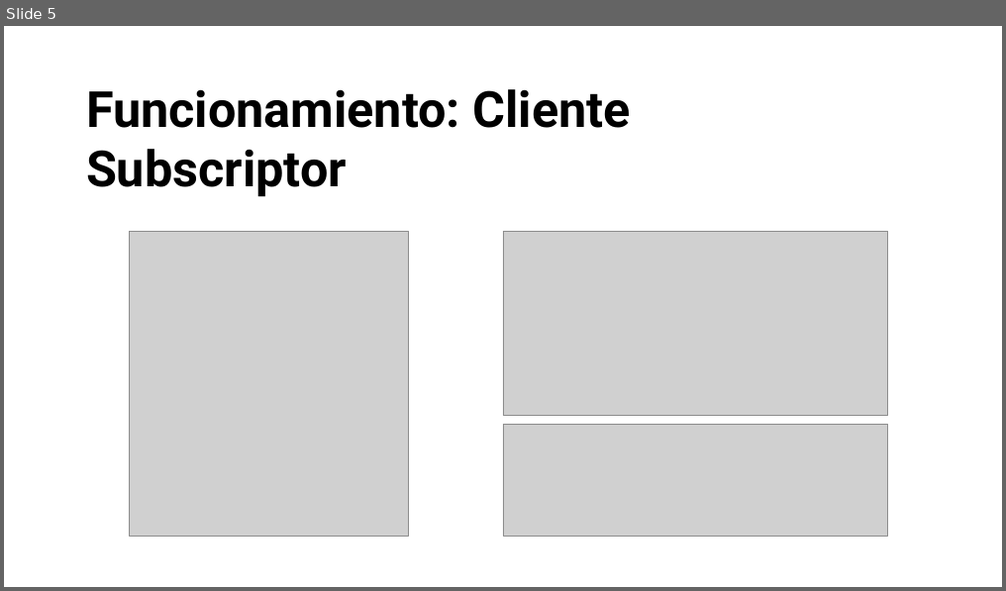
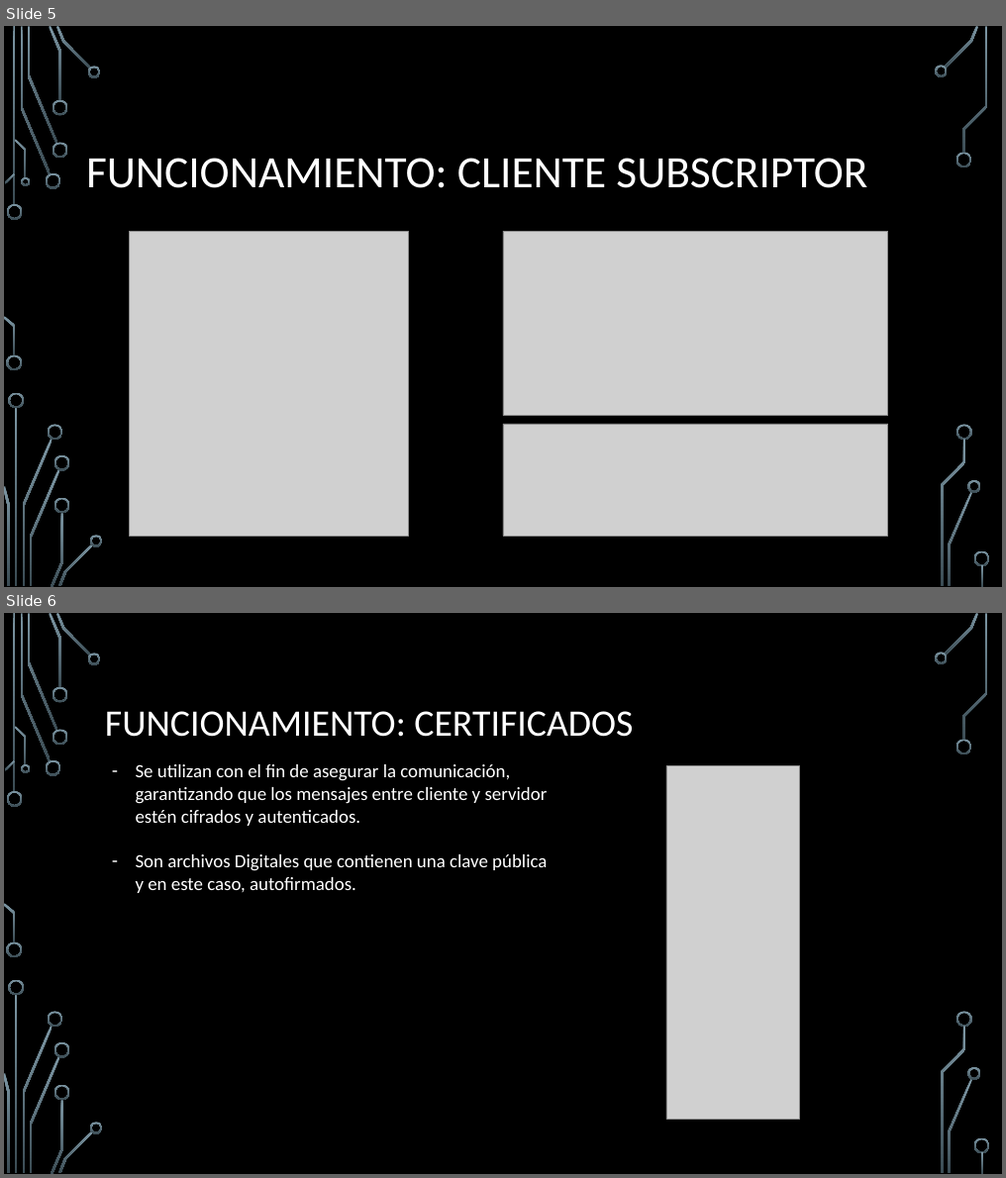
Before and after one commit to ManelDiaz/Reto_Envio, a slide deck: RETO 2 Envío de datos.pptx. Shown one above the other, each under a label of ours: slide 5 before the commit, slides 5 and 6 after it. The pictures are 1006x591 and 1006x1178 pixels, drawn with LibreOffice and Linux fonts; fonts in the diff are those of the drawing; grey boxes stand for pictures; background and template pictures are left out. Boxes give left, top, right and bottom in pixels: in the first picture for what was removed or moved away, otherwise in the second. Text is boxed around its words. In the diff, an @@ line names an element or a change of style, - is before the commit and + after.

```diff
--- a/RETO 2 Envío de datos.pptx
+++ b/RETO 2 Envío de datos.pptx
@@ slide 6 added at [4,613,1002,1174], background picture (left out); not listed: 36 template elements that a slide beside it also shows @@
@@ title added at [105,711,633,737], 36 pt, text #FFFFFF @@
+FUNCIONAMIENTO: CERTIFICADOS
@@ text added at [136,764,548,893], 18 pt, text #FFFFFF @@
+– Se utilizan con el fin de asegurar la comunicación, garantizando que los mensajes entre cliente y servidor estén cifrados y autenticados.
+– Son archivos Digitales que contienen una clave pública y en este caso, autofirmados.
@@ picture added at [666,765,800,1119] @@
@@ slide 5 changed as well @@
@@ background #FFFFFF to picture (left out) @@
@@ title at [86,158,867,188]: text changed; size 48 to 43.2 pt; font Roboto to Calibri; text colour #000000 to #FFFFFF; bold off @@
-Funcionamiento: Cliente Subscriptor
+FUNCIONAMIENTO: CLIENTE SUBSCRIPTOR
@@ group added at [4,26,990,587]: 33 freeform shapes, 3 rectangles @@
```
Also in this commit, not shown: 5 other slides changed, 1 other slide added, 1 slide removed.
